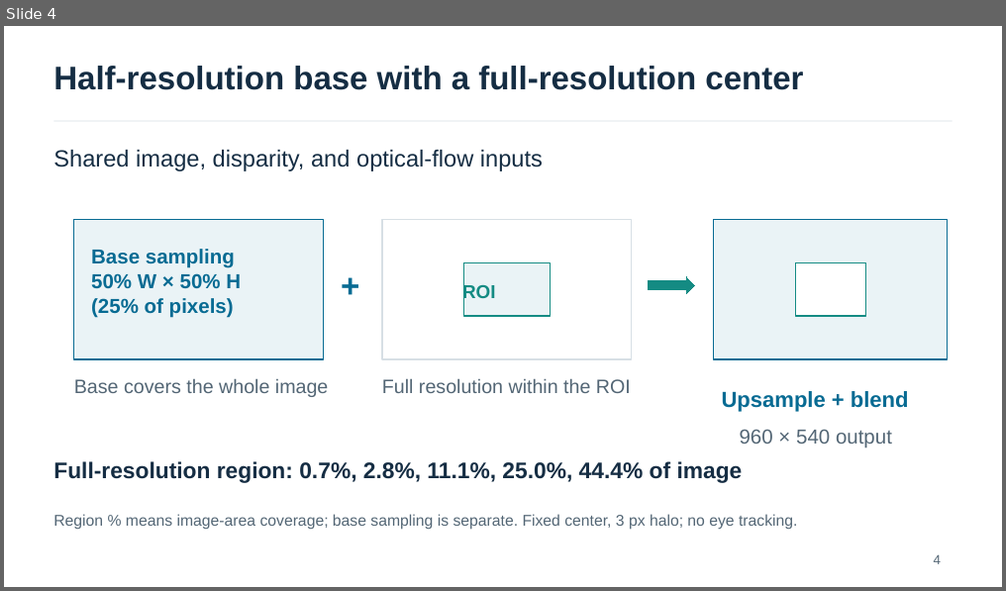
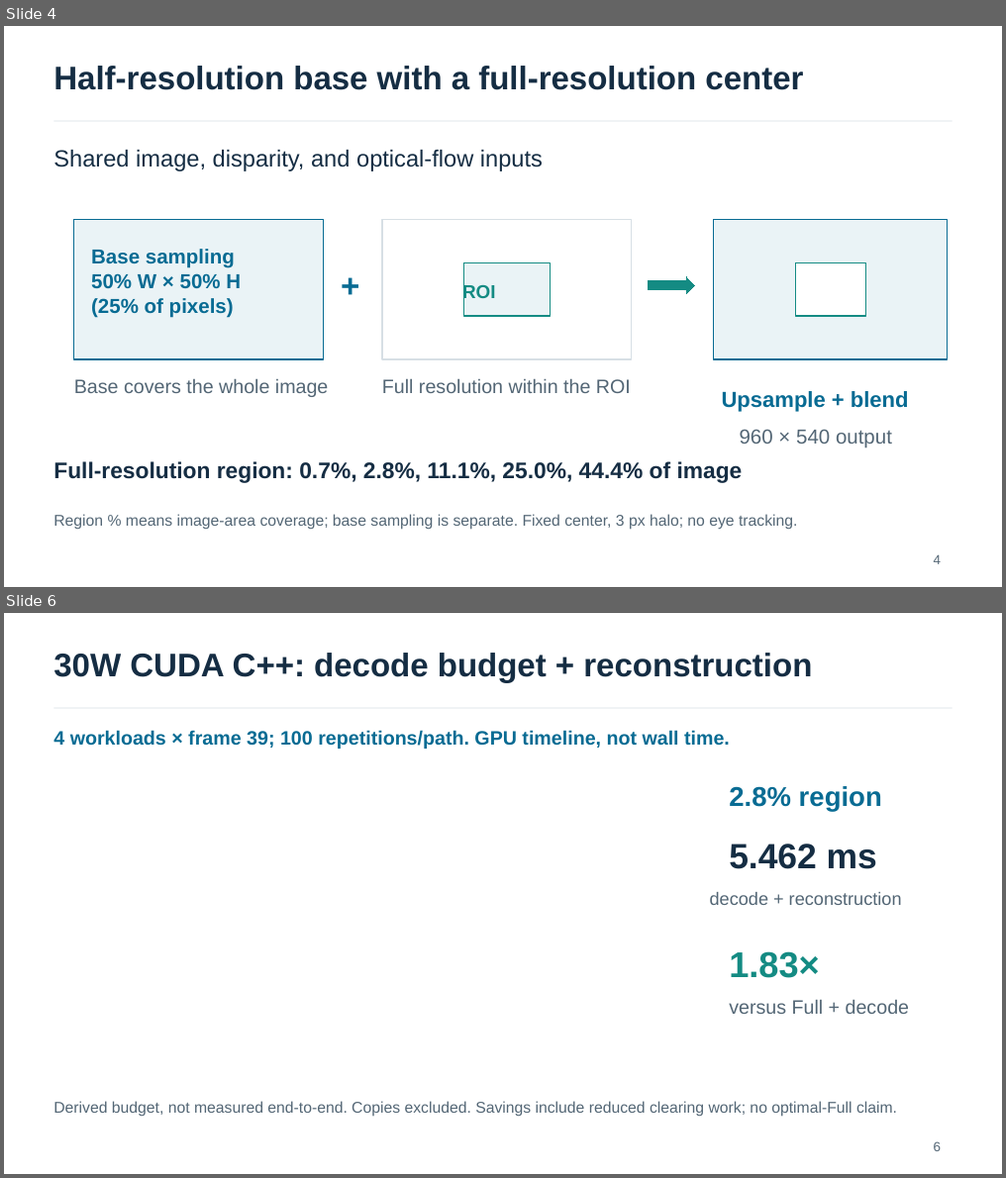
Before and after one commit to yingtian991221/stereo-eye-reconstruction, a slide deck: presentations/weekly_20261029/weekly_20261029_english_30w.pptx. Shown one above the other, each under a label of ours: slide 4 before the commit, slides 4 and 6 after it; the slides between them are not shown. The pictures are 1006x591 and 1006x1178 pixels, drawn with LibreOffice and Linux fonts; fonts in the diff are those of the drawing. Boxes give left, top, right and bottom in pixels: in the first picture for what was removed or moved away, otherwise in the second. Text is boxed around its words. In the diff, an @@ line names an element or a change of style, - is before the commit and + after.

```diff
--- a/presentations/weekly_20261029/weekly_20261029_english_30w.pptx
+++ b/presentations/weekly_20261029/weekly_20261029_english_30w.pptx
@@ slide 6 added at [4, 613, 1002, 1174], background #FFFFFF @@
@@ text added at [54, 653, 812, 683], 31.5 pt, text #152D43, bold @@
+30W CUDA C++: decode budget + reconstruction
@@ text added at [54, 730, 730, 749], 18.8 pt, text #086B93, bold @@
+4 workloads × frame 39; 100 repetitions/path. GPU timeline, not wall time.
@@ line added from (54, 708) to (952, 708), #D7DFE5 0.75 pt @@
@@ text added at [729, 786, 882, 811], 26.2 pt, text #086B93, bold @@
+2.8% region
@@ text added at [729, 844, 877, 869], 33.8 pt, text #152D43, bold @@
+5.462 ms
@@ text added at [710, 892, 902, 905], 17.2 pt, text #536675 @@
+decode + reconstruction
@@ text added at [729, 952, 819, 978], 34.5 pt, text #148B83, bold @@
+1.83×
@@ text added at [729, 999, 909, 1014], 18.8 pt, text #536675 @@
+versus Full + decode
@@ text added at [54, 1101, 897, 1117], 15 pt, text #536675 @@
+Derived budget, not measured end-to-end. Copies excluded. Savings include reduced clearing work; no optimal-Full claim.
@@ text added at [934, 1142, 941, 1152], 12.8 pt, text #536675 @@
+6
```
Also in this commit, not shown: 2 slides changed, 1 other slide added, 3 slides removed, 5 other files.
